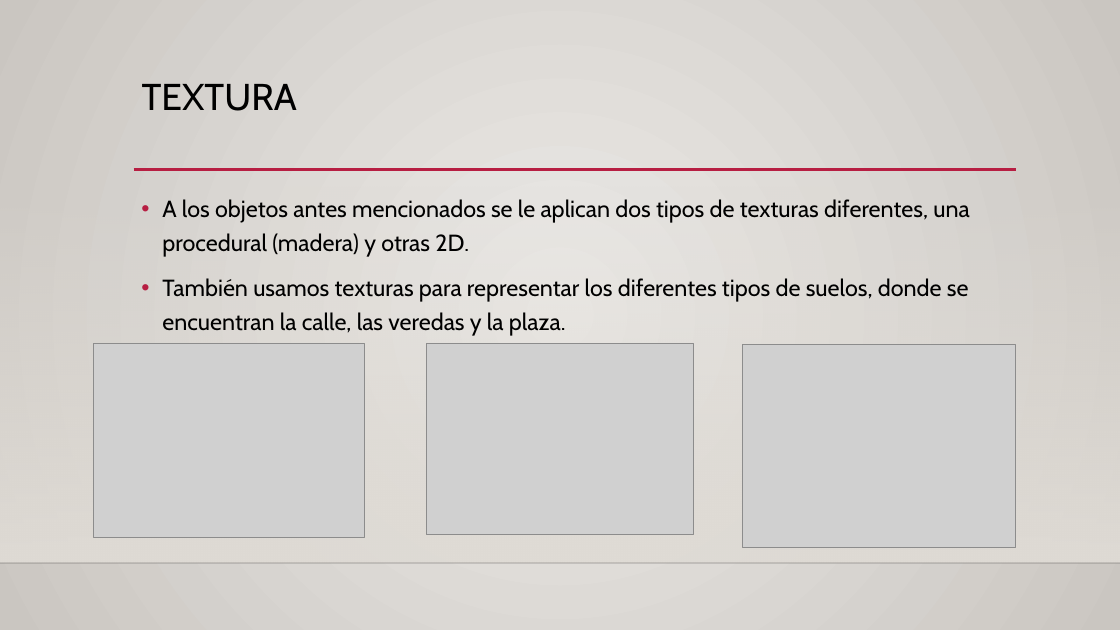
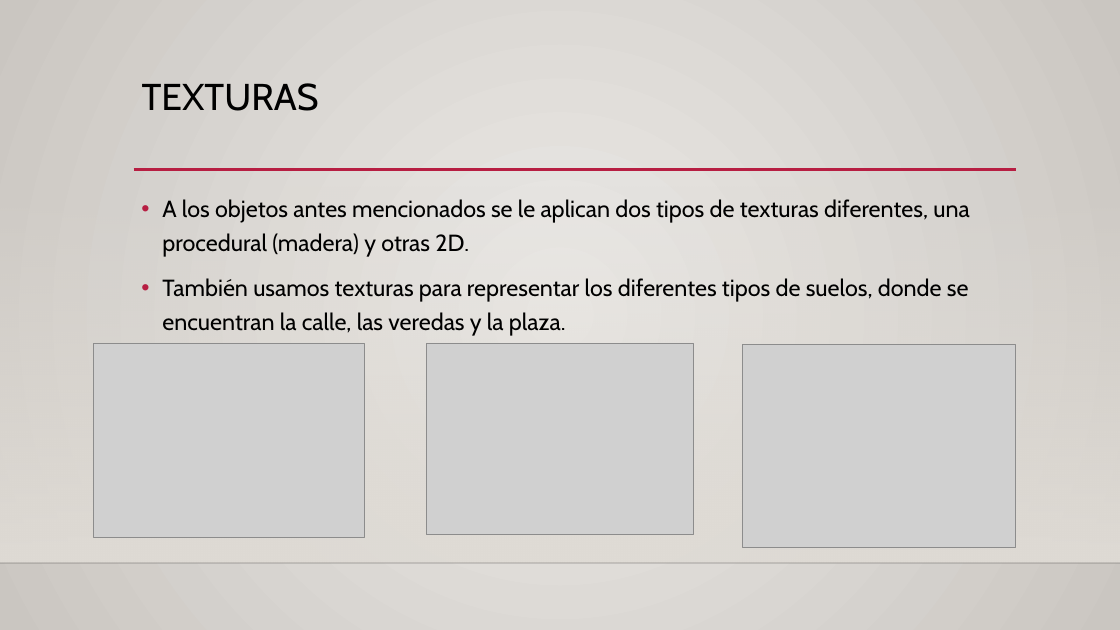
Before and after one commit to brunnerfrancisco/Proyecto-Final-CG, a slide deck: slide 11 of Proyecto 1/Presentacion Proyecto 2.pptx. Drawn at 1120x630 pixels with LibreOffice and Linux fonts; fonts in the diff are those of the drawing; grey boxes stand for pictures; background and template pictures are left out. Boxes give left, top, right and bottom in pixels: in the first picture for what was removed or moved away, otherwise in the second. Text is boxed around its words. In the diff, an @@ line names an element or a change of style, - is before the commit and + after.

```diff
--- a/Proyecto 1/Presentacion Proyecto 2.pptx
+++ b/Proyecto 1/Presentacion Proyecto 2.pptx
@@ title at bbox=[142, 83, 319, 111]: text changed @@
-TEXTURA
+TEXTURAS
```
Also in this commit, not shown: 8 other slides changed.
